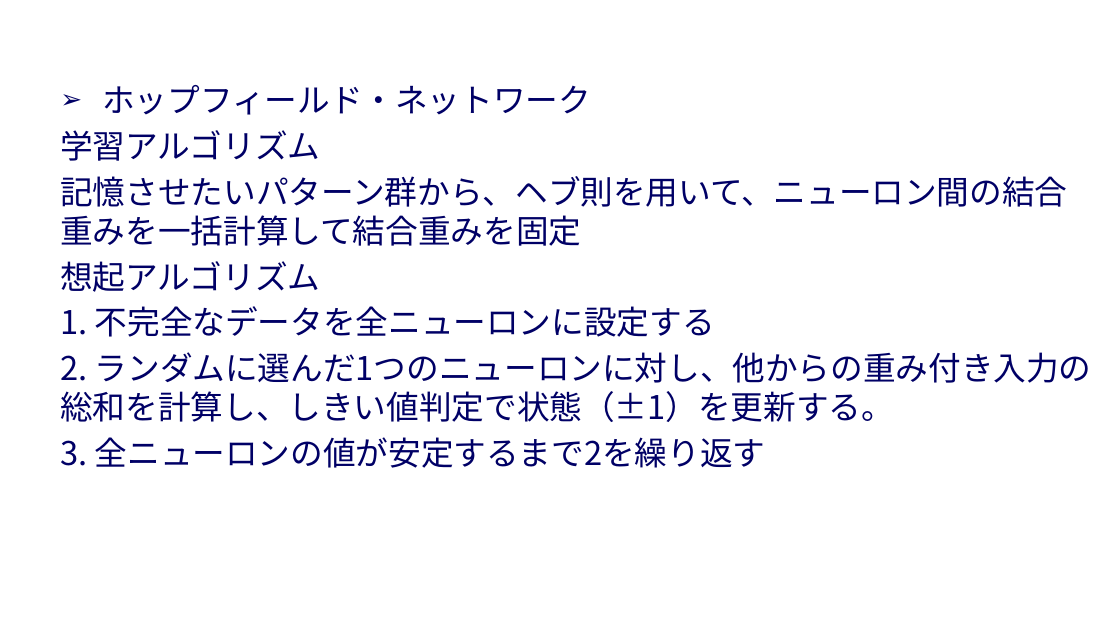
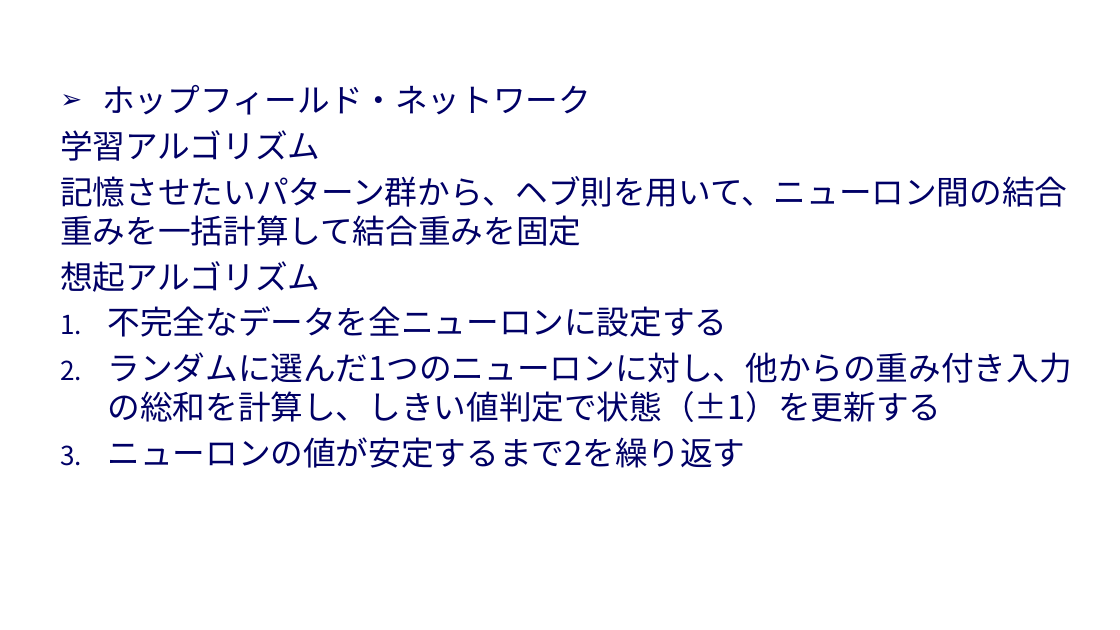
Before and after one commit to nato-git/IntroductionToKnowledgeScienceSchool, a slide deck: slide 10 of 第6回-02知識科学概論プレゼン資料-生田.pptx. Drawn at 1120x630 pixels with LibreOffice and Linux fonts; fonts in the diff are those of the drawing; background and template pictures are left out. Boxes give left, top, right and bottom in pixels: in the first picture for what was removed or moved away, otherwise in the second. Text is boxed around its words. In the diff, an @@ line names an element or a change of style, - is before the commit and + after.

```diff
--- a/第6回-02知識科学概論プレゼン資料-生田.pptx
+++ b/第6回-02知識科学概論プレゼン資料-生田.pptx
@@ text at [108,306,1072,468]: text changed @@
-1. 不完全なデータを全ニューロンに設定する
-2. ランダムに選んだ1つのニューロンに対し、他からの重み付き入力の総和を計算し、しきい値判定で状態（±1）を更新する。
-3. 全ニューロンの値が安定するまで2を繰り返す
+1. 不完全なデータを全ニューロンに設定する
+2. ランダムに選んだ1つのニューロンに対し、他からの重み付き入力の総和を計算し、しきい値判定で状態（±1）を更新する
+3. ニューロンの値が安定するまで2を繰り返す
```
Also in this commit, not shown: 3 other slides changed, 1 slide added.
